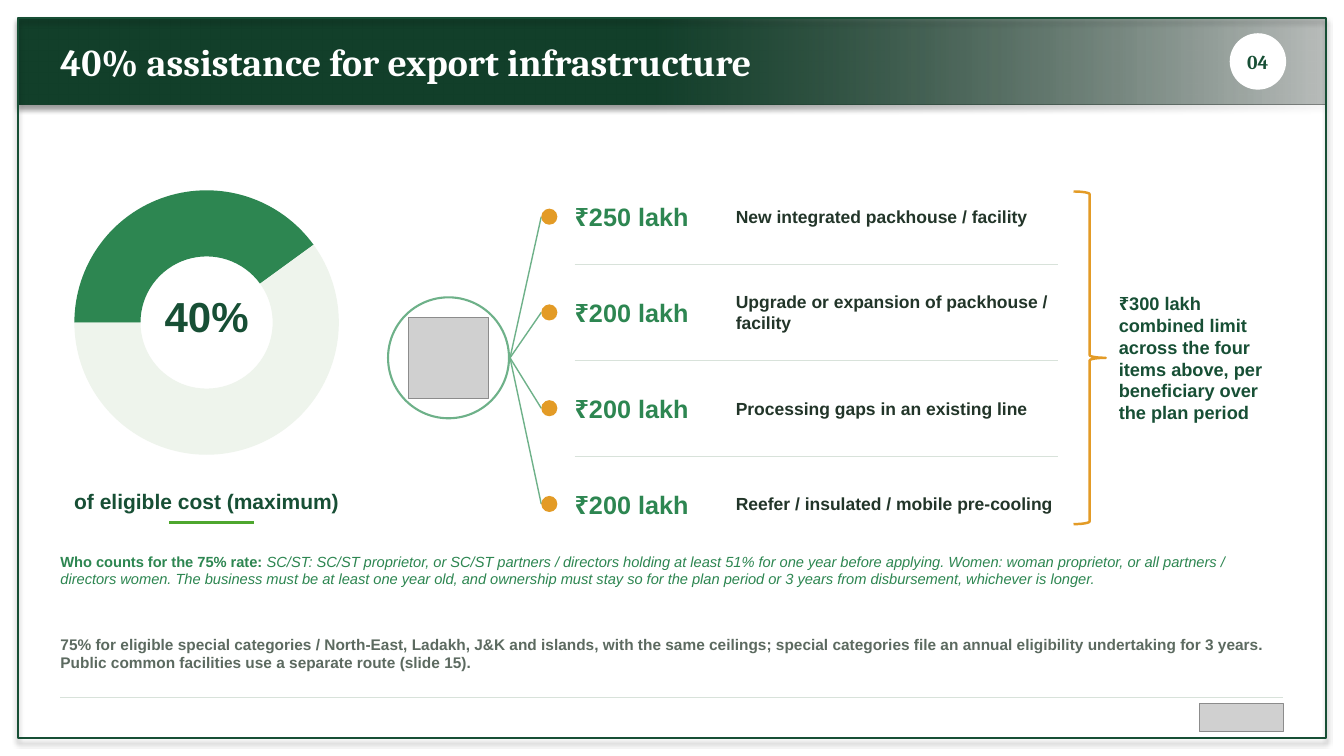
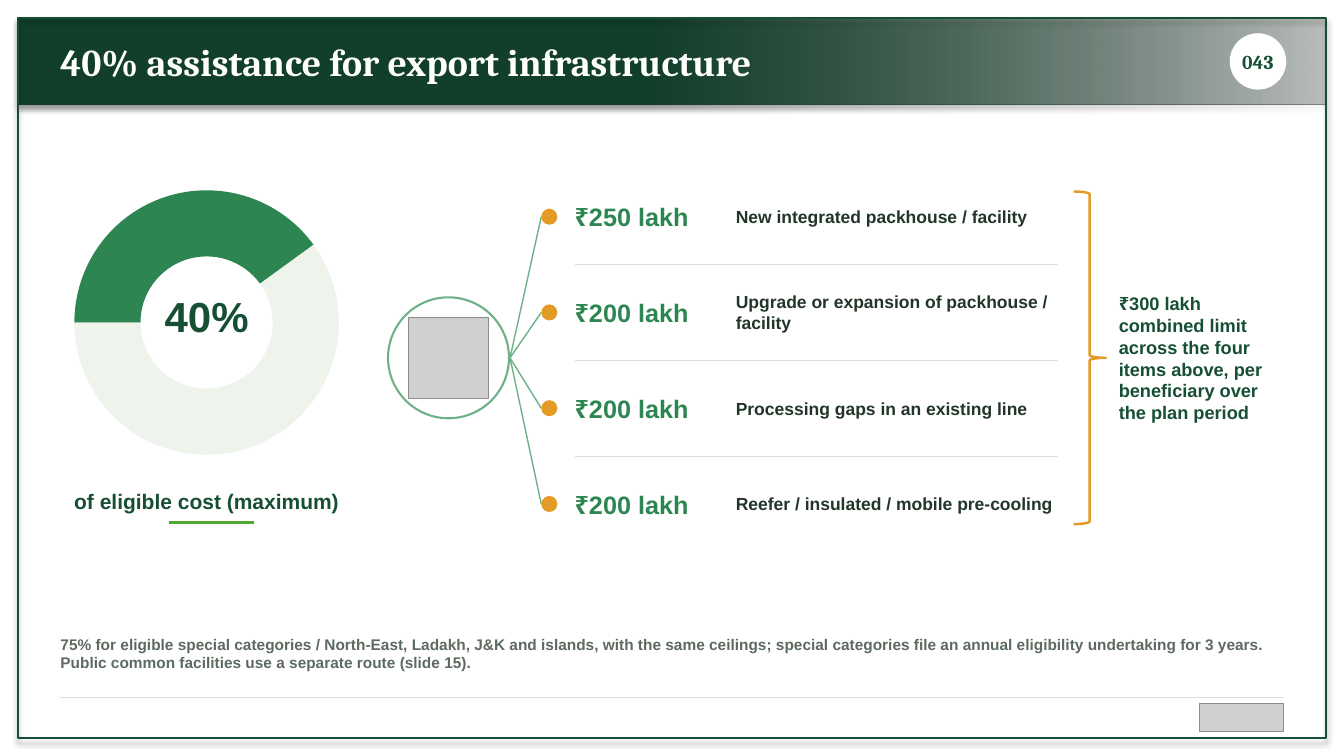
Before and after one commit to BantheFox012/FM, a slide deck: slide 4 of APEDA_BKNY.pptx. Drawn at 1344x756 pixels with LibreOffice and Linux fonts; fonts in the diff are those of the drawing; grey boxes stand for pictures. Boxes give left, top, right and bottom in pixels: in the first picture for what was removed or moved away, otherwise in the second. Text is boxed around its words. In the diff, an @@ line names an element or a change of style, - is before the commit and + after.

```diff
--- a/APEDA_BKNY.pptx
+++ b/APEDA_BKNY.pptx
@@ text at box(1242, 55, 1273, 69): text changed @@
-04
+043
@@ text removed at box(60, 556, 1217, 587) @@
-Who counts for the 75% rate: SC/ST: SC/ST proprietor, or SC/ST partners / directors holding at least 51% for one year before applying. Women: woman proprietor, or all partners / directors women. The business must be at least one year old, and ownership must stay so for the plan period or 3 years from disbursement, whichever is longer.
```
Also in this commit, not shown: 12 other slides changed, 1 slide added, 1 slide removed.
